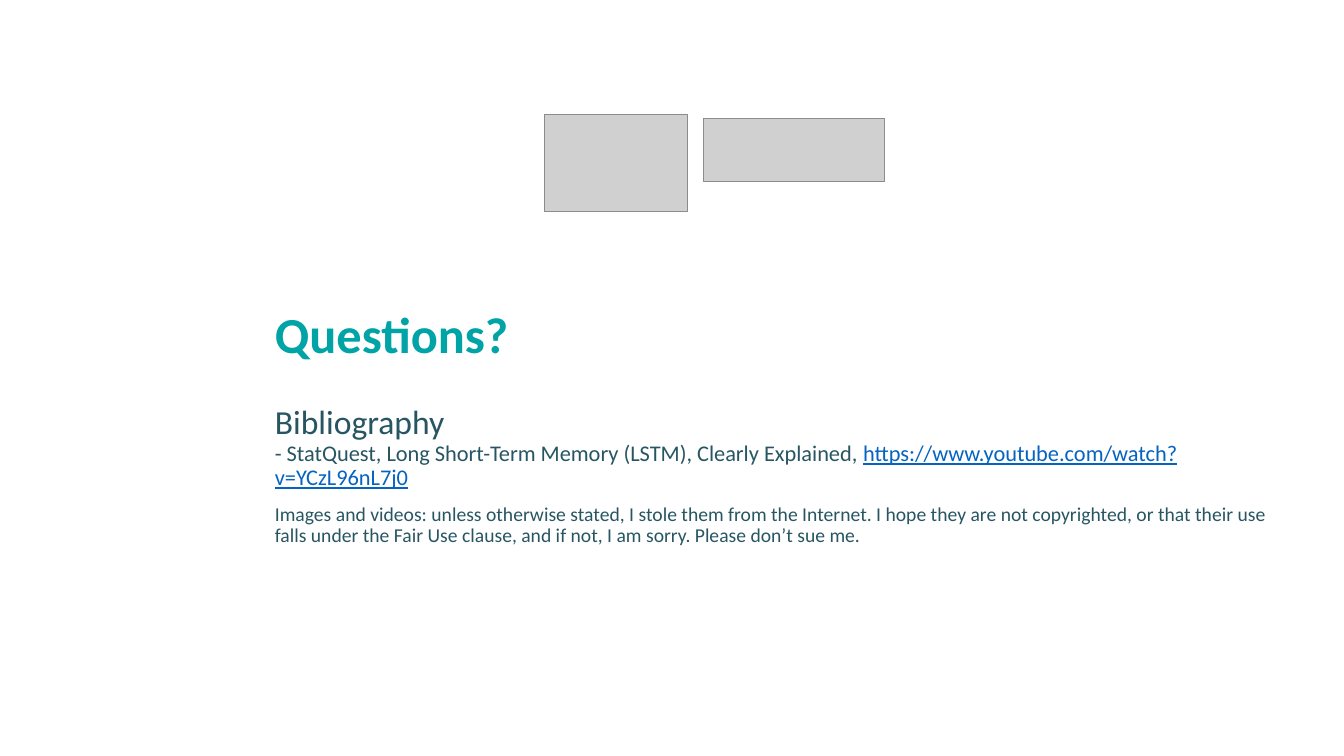
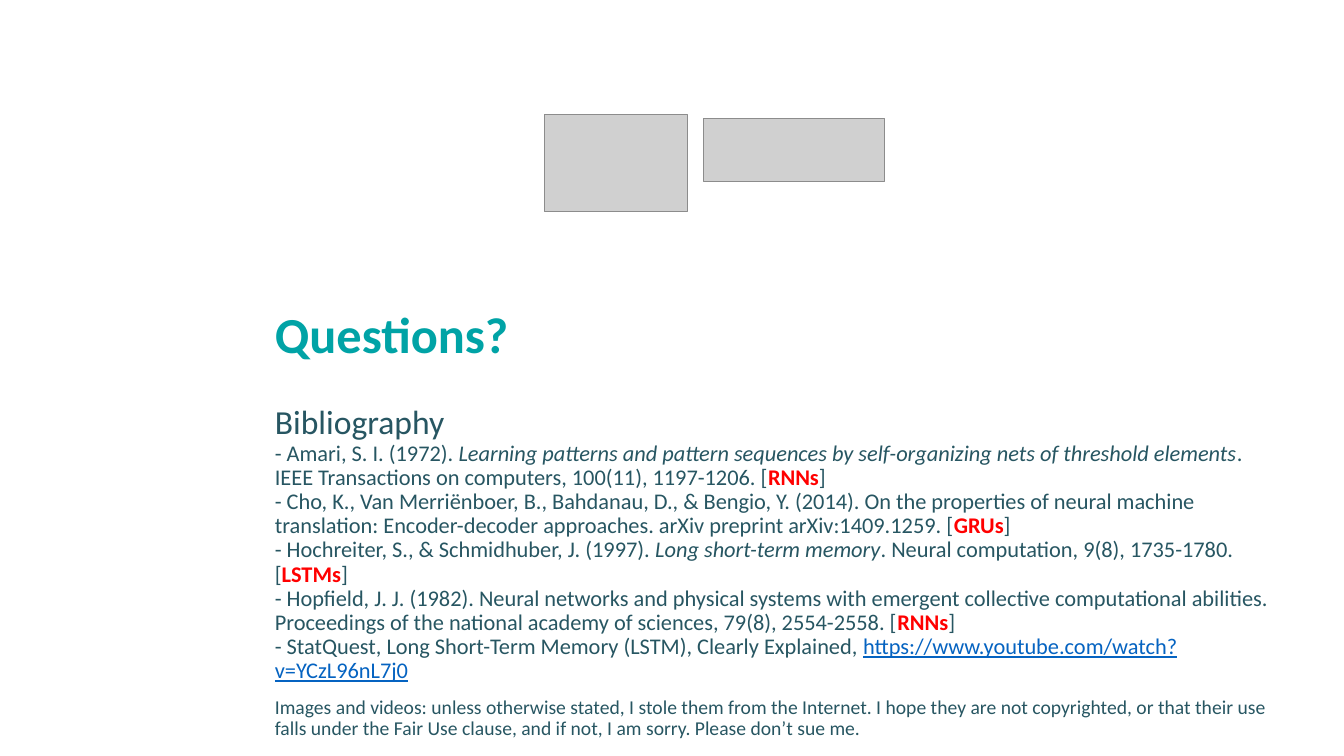
Before and after one commit to albertotonda/teaching, a slide deck: slide 26 of deep-learning-in-practice-with-pytorch/4-recurrent-neural-networks.pptx (slide 23 before the commit). Drawn at 1344x756 pixels with LibreOffice and Linux fonts; fonts in the diff are those of the drawing; grey boxes stand for pictures; background and template pictures are left out. Boxes give left, top, right and bottom in pixels: in the first picture for what was removed or moved away, otherwise in the second. Text is boxed around its words. In the diff, an @@ line names an element or a change of style, - is before the commit and + after.

```diff
--- a/deep-learning-in-practice-with-pytorch/4-recurrent-neural-networks.pptx
+++ b/deep-learning-in-practice-with-pytorch/4-recurrent-neural-networks.pptx
@@ subtitle at (x1=275, y1=410, x2=1268, y2=682): text changed @@
-Bibliography
-- StatQuest, Long Short-Term Memory (LSTM), Clearly Explained, https://www.youtube.com/watch?v=YCzL96nL7j0
+Bibliography
+- Amari, S. I. (1972). Learning patterns and pattern sequences by self-organizing nets of threshold elements. IEEE Transactions on computers, 100(11), 1197-1206. [RNNs]
+- Cho, K., Van Merriënboer, B., Bahdanau, D., & Bengio, Y. (2014). On the properties of neural machine translation: Encoder-decoder approaches. arXiv preprint arXiv:1409.1259. [GRUs]
+- Hochreiter, S., & Schmidhuber, J. (1997). Long short-term memory. Neural computation, 9(8), 1735-1780. [LSTMs]
+- Hopfield, J. J. (1982). Neural networks and physical systems with emergent collective computational abilities. Proceedings of the national academy of sciences, 79(8), 2554-2558. [RNNs]
+- StatQuest, Long Short-Term Memory (LSTM), Clearly Explained, https://www.youtube.com/watch?v=YCzL96nL7j0
```
Also in this commit, not shown: 16 other slides changed, 4 slides added, 1 slide removed, 17 other files.
